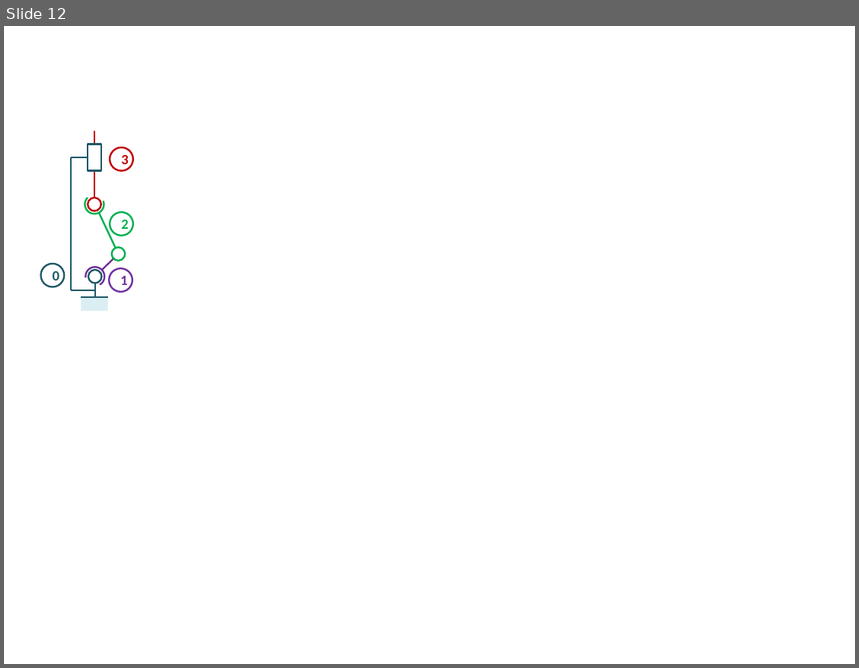
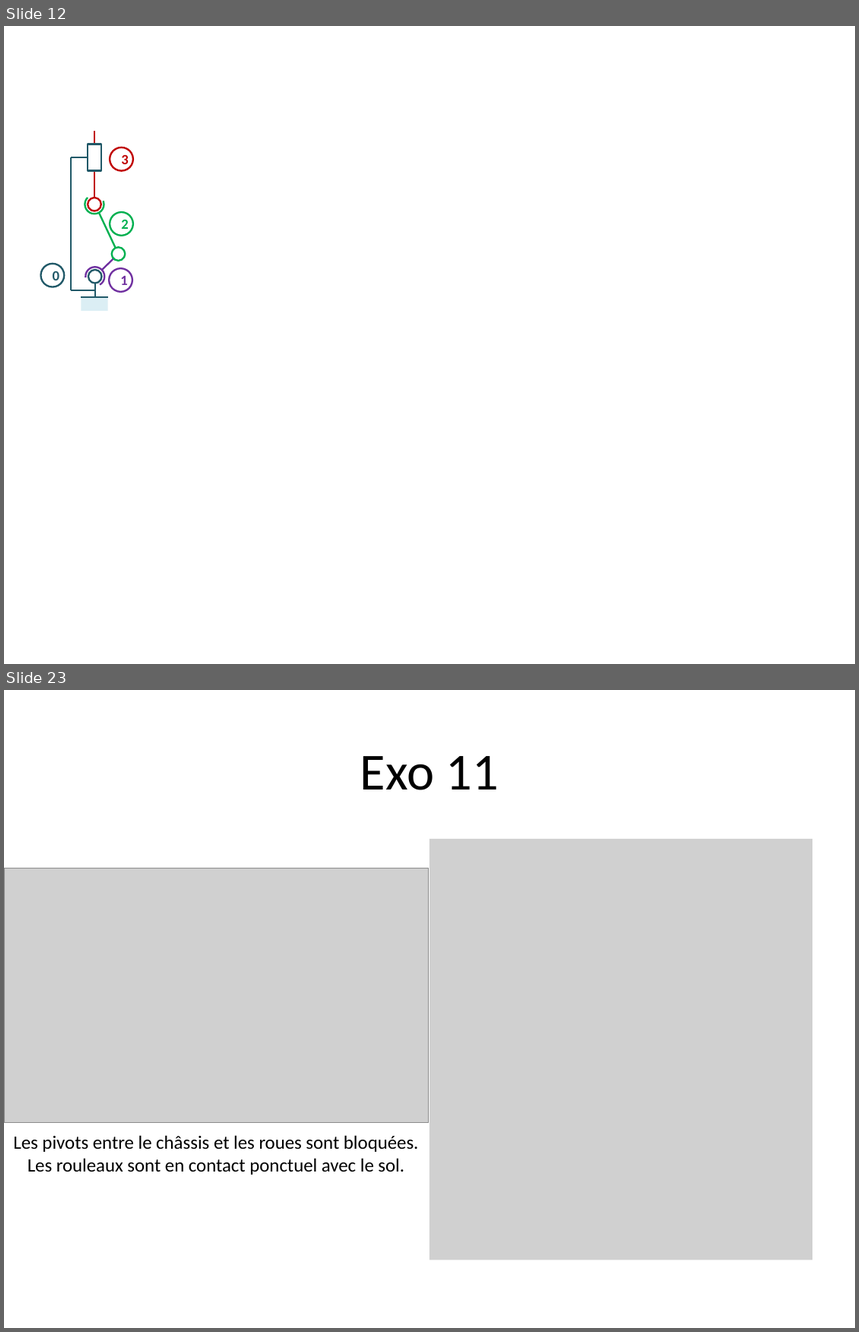
Before and after one commit to xpessoles/QCM_AMC_Questions, a slide deck: Banque_SI/03_hyperstatisme/images/QCM.pptx. Shown one above the other, each under a label of ours: slide 12 before the commit, slides 12 and 23 after it; the slides between them are not shown. The pictures are 859x668 and 859x1332 pixels, drawn with LibreOffice and Linux fonts; fonts in the diff are those of the drawing; grey boxes stand for pictures. Boxes give left, top, right and bottom in pixels: in the first picture for what was removed or moved away, otherwise in the second. Text is boxed around its words. In the diff, an @@ line names an element or a change of style, - is before the commit and + after.

```diff
--- a/Banque_SI/03_hyperstatisme/images/QCM.pptx
+++ b/Banque_SI/03_hyperstatisme/images/QCM.pptx
@@ slide 23 added at <box>4,690,855,1328</box>, background #FFFFFF @@
@@ title added at <box>360,756,499,790</box>, 44 pt, text #000000 @@
+Exo 11
@@ picture added at <box>430,839,813,1260</box> @@
@@ picture added at <box>4,869,429,1123</box> @@
@@ text added at <box>13,1135,419,1175</box>, 16 pt, text #000000 @@
+Les pivots entre le châssis et les roues sont bloquées.
+Les rouleaux sont en contact ponctuel avec le sol.
```
Also in this commit, not shown: 10 other slides added, 12 other files.
